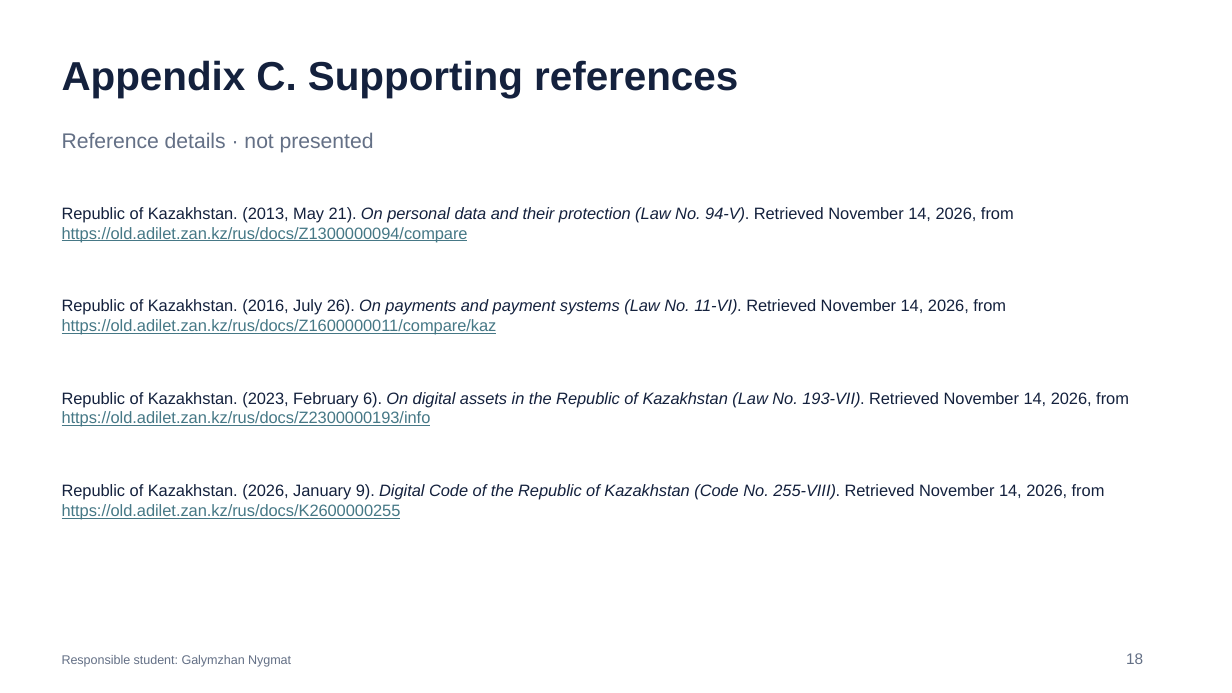
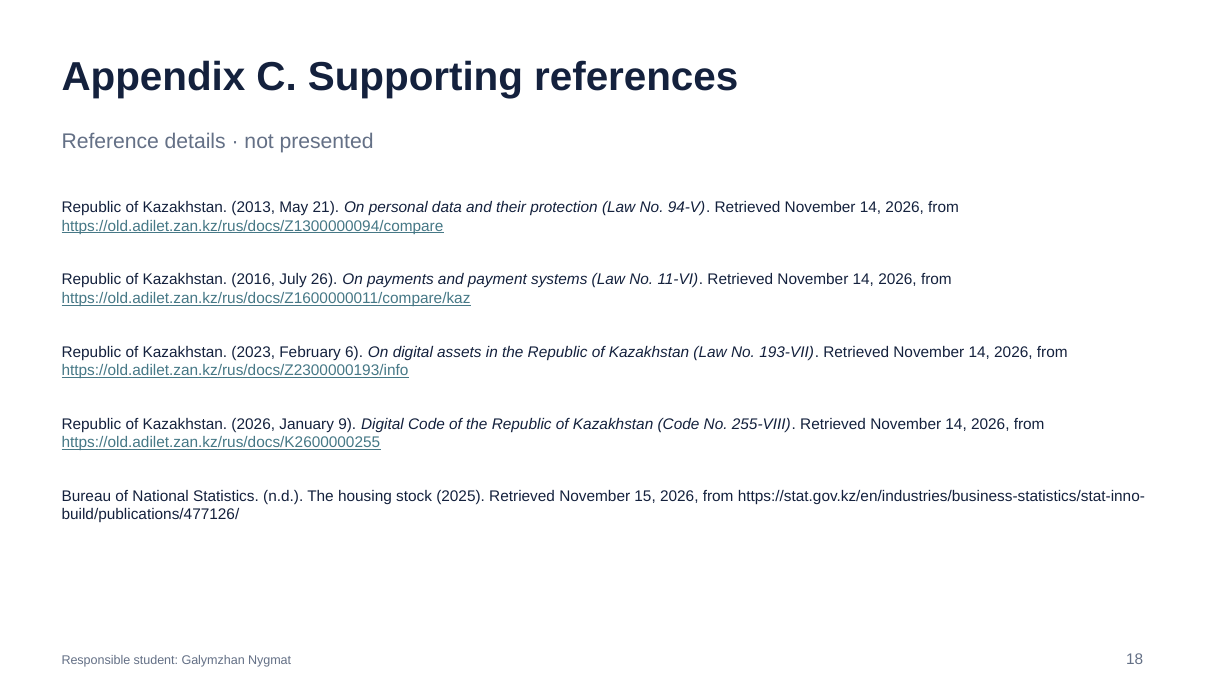
Before and after one commit to Arlan-prog/FinanceFinal, a slide deck: slide 18 of Final_Project_Presentation.pptx. Drawn at 1232x693 pixels with LibreOffice and Linux fonts; fonts in the diff are those of the drawing. Boxes give left, top, right and bottom in pixels: in the first picture for what was removed or moved away, otherwise in the second. Text is boxed around its words. In the diff, an @@ line names an element or a change of style, - is before the commit and + after.

```diff
--- a/Final_Project_Presentation.pptx
+++ b/Final_Project_Presentation.pptx
@@ text "Republic of Kazakhstan. (2016, July ...": place and size @@
-text "Republic of Kazakhstan. (2016, July ..." at bbox=[62, 299, 1006, 335]
+text "Republic of Kazakhstan. (2016, July ..." at bbox=[62, 273, 952, 306]
@@ text "Republic of Kazakhstan. (2023, February ...": place and size @@
-text "Republic of Kazakhstan. (2023, February ..." at bbox=[62, 392, 1129, 427]
+text "Republic of Kazakhstan. (2023, February ..." at bbox=[62, 346, 1068, 378]
@@ size 12.8 to 12 pt in 4 elements at bbox=[62, 201, 959, 234], bbox=[62, 273, 952, 306], bbox=[62, 346, 1068, 378], bbox=[62, 418, 1045, 450] @@
@@ text "Republic of Kazakhstan. (2026, January ...": place and size @@
-text "Republic of Kazakhstan. (2026, January ..." at bbox=[62, 484, 1105, 519]
+text "Republic of Kazakhstan. (2026, January ..." at bbox=[62, 418, 1045, 450]
@@ text added at bbox=[62, 490, 1145, 522], 12 pt, text #14213D @@
+Bureau of National Statistics. (n.d.). The housing stock (2025). Retrieved November 15, 2026, from https://stat.gov.kz/en/industries/business-statistics/stat-inno-build/publications/477126/
```
Also in this commit, not shown: 8 other slides changed, 7 slides added, 4 slides removed, 17 other files.
